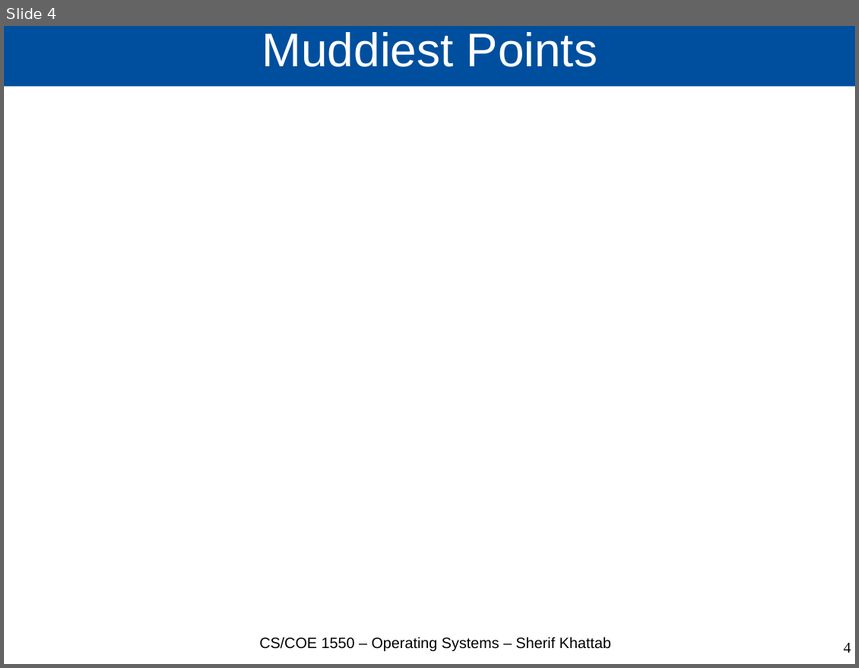
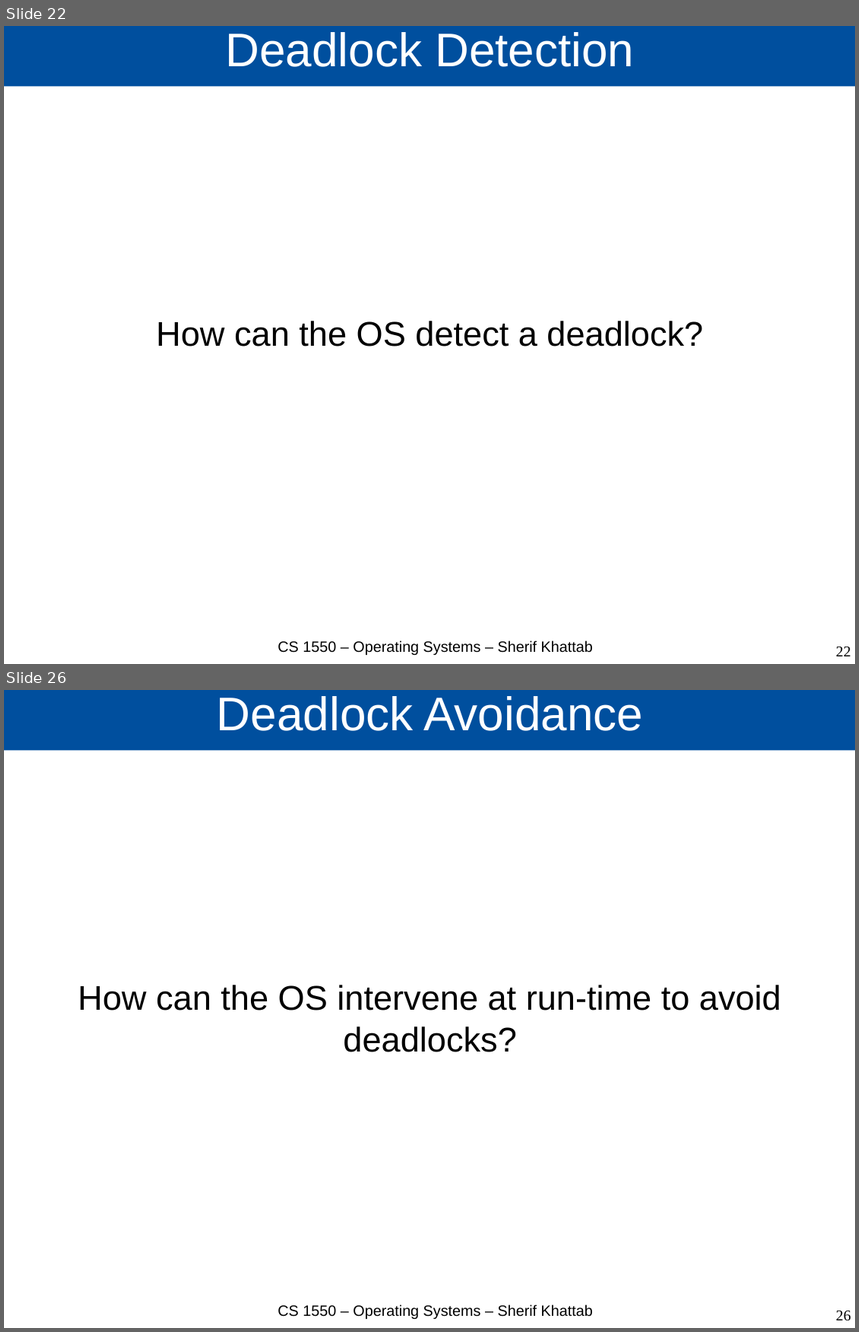
Before and after one commit to cs1550-2244/cs1550-code-handouts, a slide deck: DraftSlides/Lecture8.pptx. Shown one above the other, each under a label of ours: slide 4 before the commit, slides 22 and 26 after it; the slides between them are not shown. The pictures are 859x668 and 859x1332 pixels, drawn with LibreOffice and Linux fonts; fonts in the diff are those of the drawing. Boxes give left, top, right and bottom in pixels: in the first picture for what was removed or moved away, otherwise in the second. Text is boxed around its words. In the diff, an @@ line names an element or a change of style, - is before the commit and + after.

```diff
--- a/DraftSlides/Lecture8.pptx
+++ b/DraftSlides/Lecture8.pptx
@@ slide 26 added at (4, 690, 855, 1328), background #FFFFFF @@
@@ title added at (4, 690, 855, 751), fill #004F9E, 44 pt, text #FFFFFF @@
+Deadlock Avoidance
@@ text added at (78, 985, 781, 1053), 32 pt, text #000000 @@
+How can the OS intervene at run-time to avoid deadlocks?
@@ text added at (278, 1305, 593, 1319), 14 pt, text #000000 @@
+CS 1550 – Operating Systems – Sherif Khattab
@@ page number added at (836, 1311, 851, 1322), 14 pt, text #000000 @@
+26
@@ what was slide 4 is now slide 22 @@
@@ slide 22 changed as well @@
@@ title at (225, 32, 634, 67): text changed @@
-Muddiest Points
+Deadlock Detection
@@ text added at (156, 321, 703, 347), 32 pt, text #000000 @@
+How can the OS detect a deadlock?
@@ text at (278, 641, 593, 655): text changed @@
-CS/COE 1550 – Operating Systems – Sherif Khattab
+CS 1550 – Operating Systems – Sherif Khattab
@@ page number at (836, 647, 851, 657): text changed @@
-4
+22
```
Also in this commit, not shown: 13 other slides changed, 11 other slides added, 3 other files.
